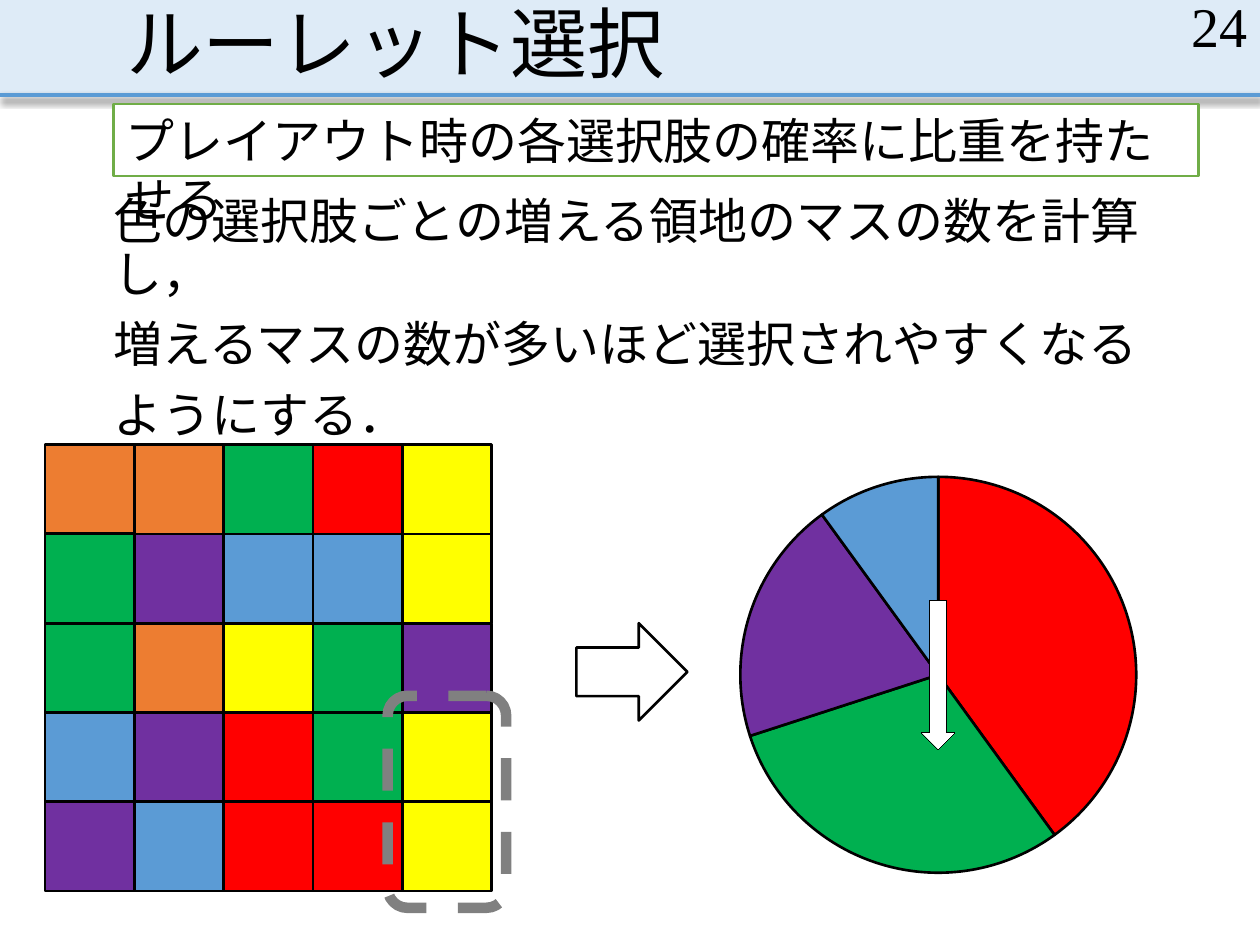
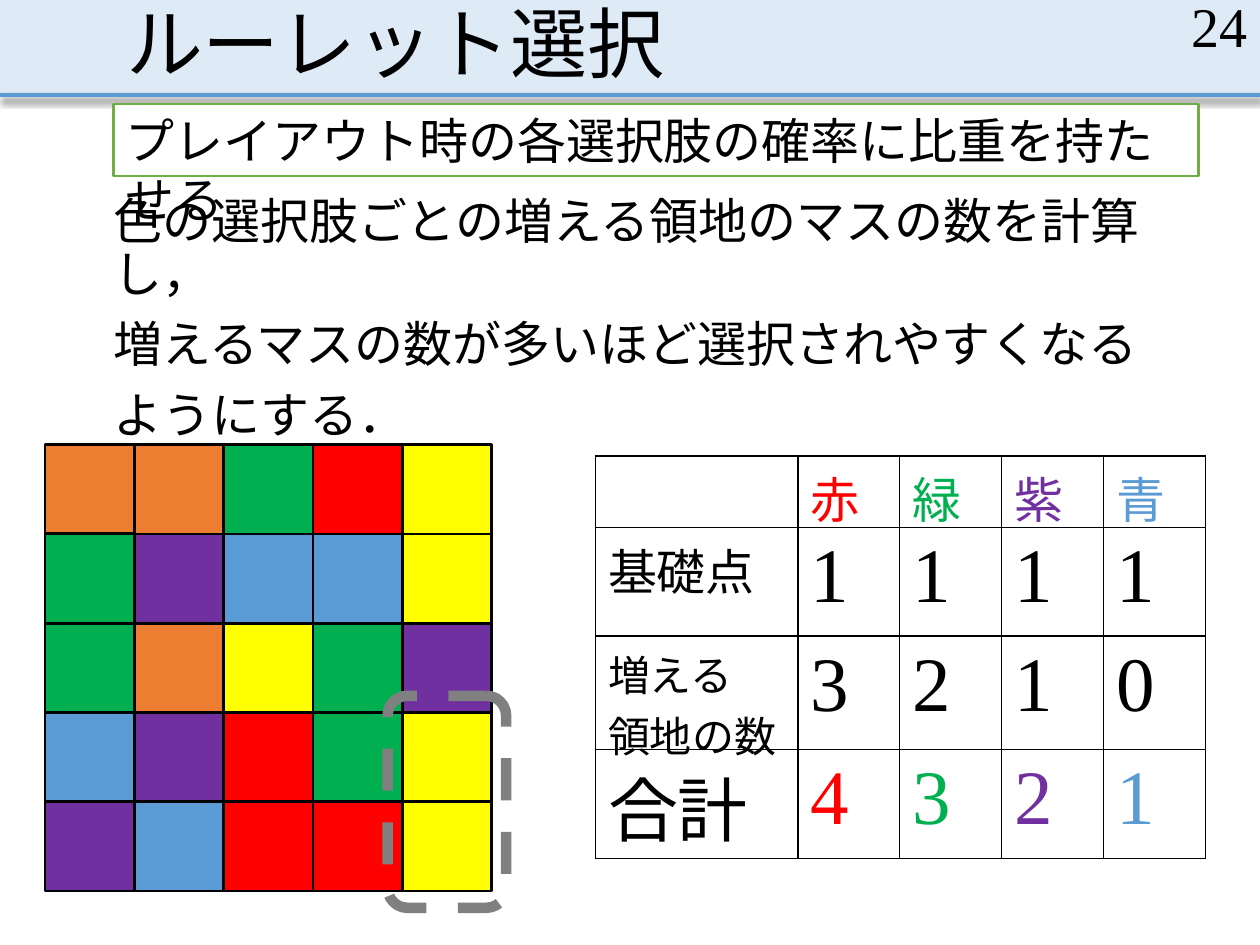
Before and after one commit to MasayaOda/SR, a slide deck: slide 24 of 190702oda.pptx. Drawn at 1260x945 pixels with LibreOffice and Linux fonts; fonts in the diff are those of the drawing. Boxes give left, top, right and bottom in pixels: in the first picture for what was removed or moved away, otherwise in the second. Text is boxed around its words. In the diff, an @@ line names an element or a change of style, - is before the commit and + after.

```diff
--- a/190702oda.pptx
+++ b/190702oda.pptx
@@ pie chart removed at bbox=[723, 445, 1154, 906] @@
-categories: 1, 2, 3, 4
-Series 1: 40, 30, 20, 10
@@ table added at bbox=[596, 456, 1207, 859], 4 rows, 5 columns @@
+ | 赤 | 緑 | 紫 | 青
+基礎点 | 1 | 1 | 1 | 1
+増える / 領地の数 | 3 | 2 | 1 | 0
+合計 | 4 | 3 | 2 | 1
@@ right arrow removed at bbox=[576, 624, 687, 721] @@
@@ down arrow removed at bbox=[921, 600, 955, 748] @@
```
Also in this commit, not shown: 10 other slides changed, 1 slide added.
